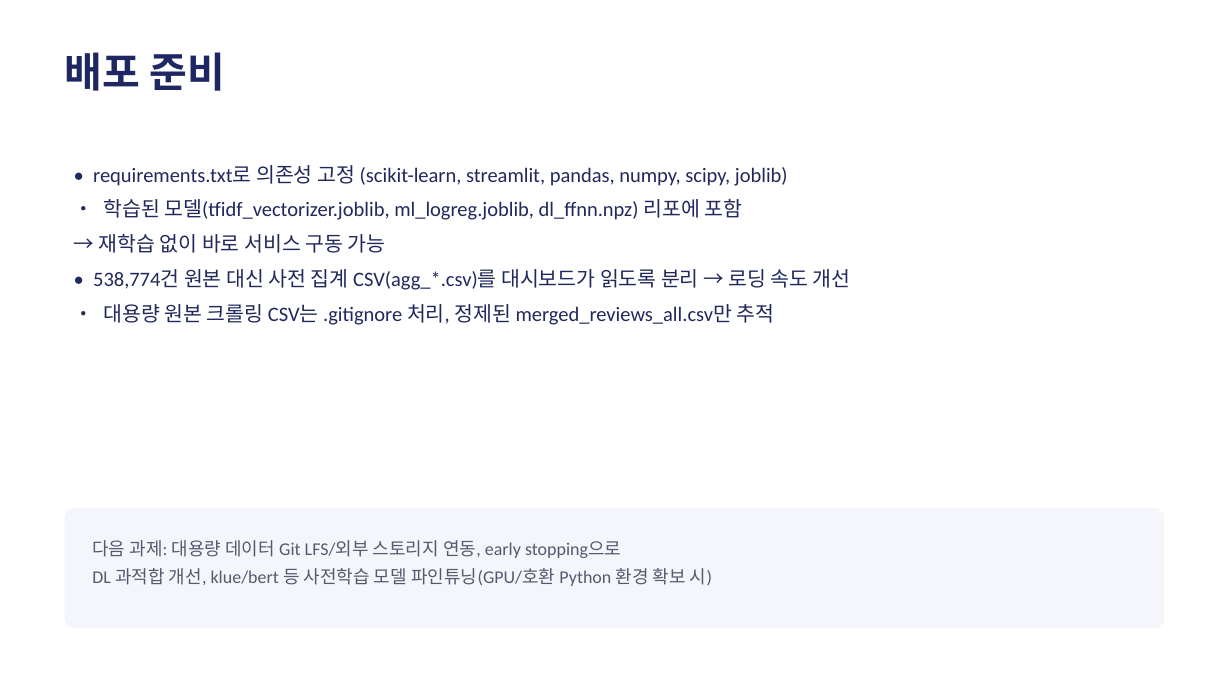
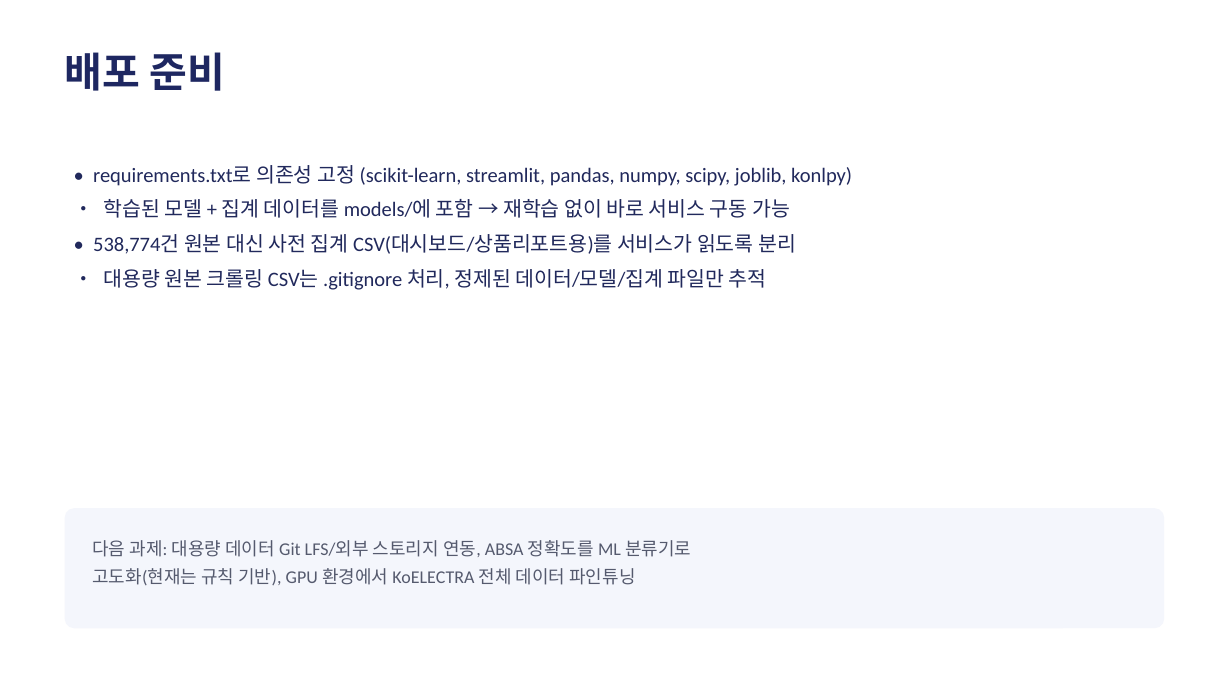
Before and after one commit to dong29482757-beep/shopping-review-crawler, a slide deck: slide 11 of BeautyScope_발표.pptx (slide 9 before the commit). Drawn at 1232x693 pixels with LibreOffice and Linux fonts; fonts in the diff are those of the drawing. Boxes give left, top, right and bottom in pixels: in the first picture for what was removed or moved away, otherwise in the second. Text is boxed around its words. In the diff, an @@ line names an element or a change of style, - is before the commit and + after.

```diff
--- a/BeautyScope_발표.pptx
+++ b/BeautyScope_발표.pptx
@@ text at <box>93,165,852,290</box>: text changed @@
-• requirements.txt로 의존성 고정 (scikit-learn, streamlit, pandas, numpy, scipy, joblib)
-• 학습된 모델(tfidf_vectorizer.joblib, ml_logreg.joblib, dl_ffnn.npz) 리포에 포함
-→ 재학습 없이 바로 서비스 구동 가능
-• 538,774건 원본 대신 사전 집계 CSV(agg_*.csv)를 대시보드가 읽도록 분리 → 로딩 속도 개선
-• 대용량 원본 크롤링 CSV는 .gitignore 처리, 정제된 merged_reviews_all.csv만 추적
+• requirements.txt로 의존성 고정 (scikit-learn, streamlit, pandas, numpy, scipy, joblib, konlpy)
+• 학습된 모델 + 집계 데이터를 models/에 포함 → 재학습 없이 바로 서비스 구동 가능
+• 538,774건 원본 대신 사전 집계 CSV(대시보드/상품리포트용)를 서비스가 읽도록 분리
+• 대용량 원본 크롤링 CSV는 .gitignore 처리, 정제된 데이터/모델/집계 파일만 추적
@@ text at <box>92,540,691,585</box>: text changed @@
-다음 과제: 대용량 데이터 Git LFS/외부 스토리지 연동, early stopping으로
-DL 과적합 개선, klue/bert 등 사전학습 모델 파인튜닝(GPU/호환 Python 환경 확보 시)
+다음 과제: 대용량 데이터 Git LFS/외부 스토리지 연동, ABSA 정확도를 ML 분류기로
+고도화(현재는 규칙 기반), GPU 환경에서 KoELECTRA 전체 데이터 파인튜닝
```
Also in this commit, not shown: 5 other slides changed, 6 slides added, 4 slides removed, 3 other files.
